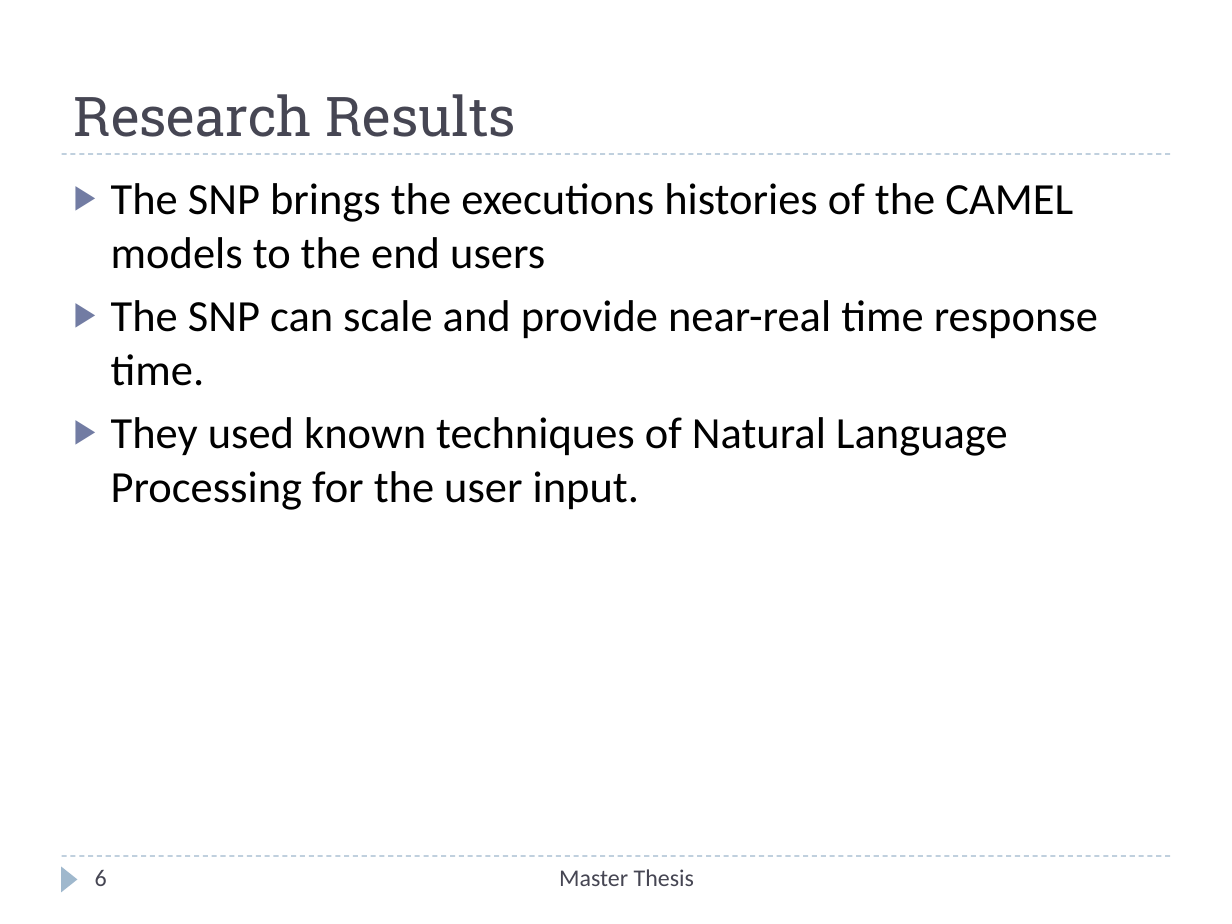
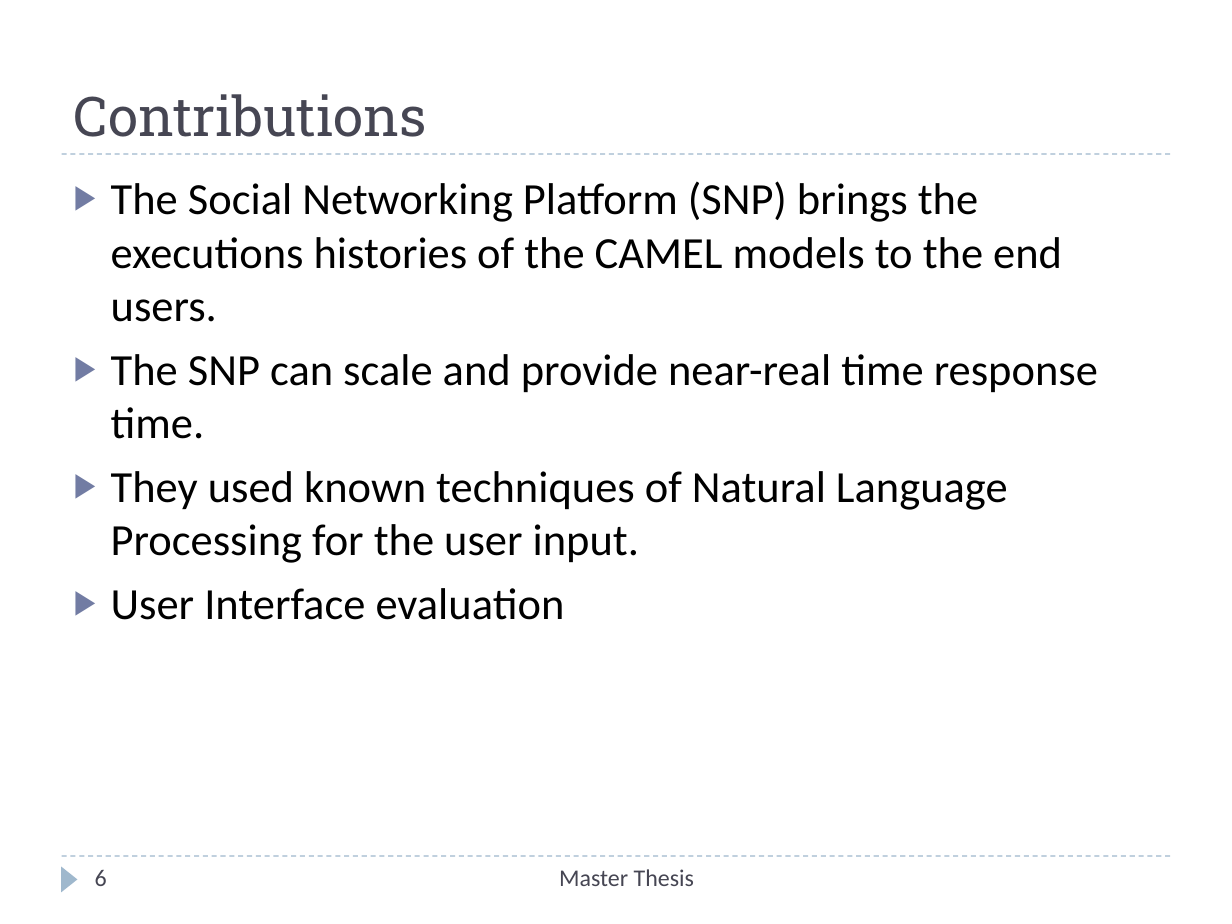
Before and after one commit to Christos-Papoulas/master_thesis, a slide deck: slide 6 of presentation/presentation.pptx. Drawn at 1232x924 pixels with LibreOffice and Linux fonts; fonts in the diff are those of the drawing. Boxes give left, top, right and bottom in pixels: in the first picture for what was removed or moved away, otherwise in the second. Text is boxed around its words. In the diff, an @@ line names an element or a change of style, - is before the commit and + after.

Commit message:
changes for presentation

```diff
--- a/presentation/presentation.pptx
+++ b/presentation/presentation.pptx
@@ title at [74,94,427,137]: text changed @@
-Research Results
+Contributions
@@ text at [111,181,1062,322]: text changed @@
-▶ The SNP brings the executions histories of the CAMEL models to the end users
+▶ The Social Networking Platform (SNP) brings the executions histories of the CAMEL models to the end users.
@@ text at [111,588,565,620]: paragraph added @@
+▶ User Interface evaluation
```
Also in this commit, not shown: 6 other slides changed, 6 slides added, 5 other files.
